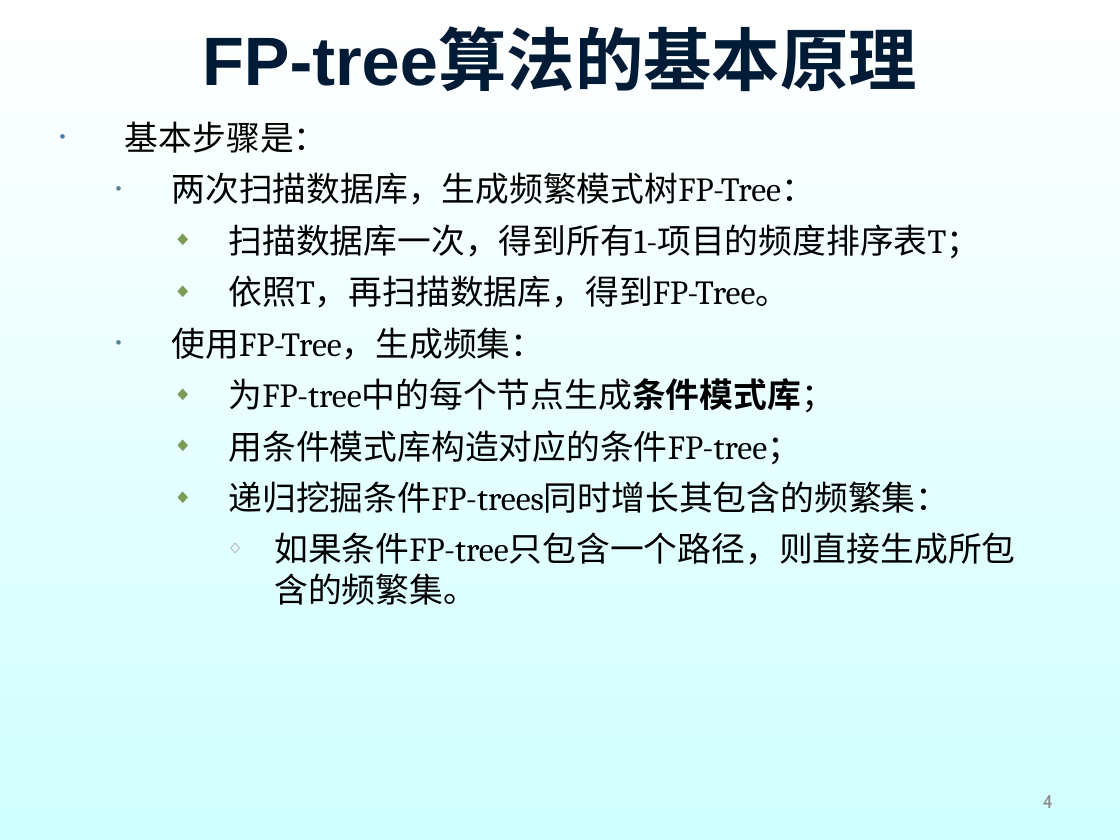
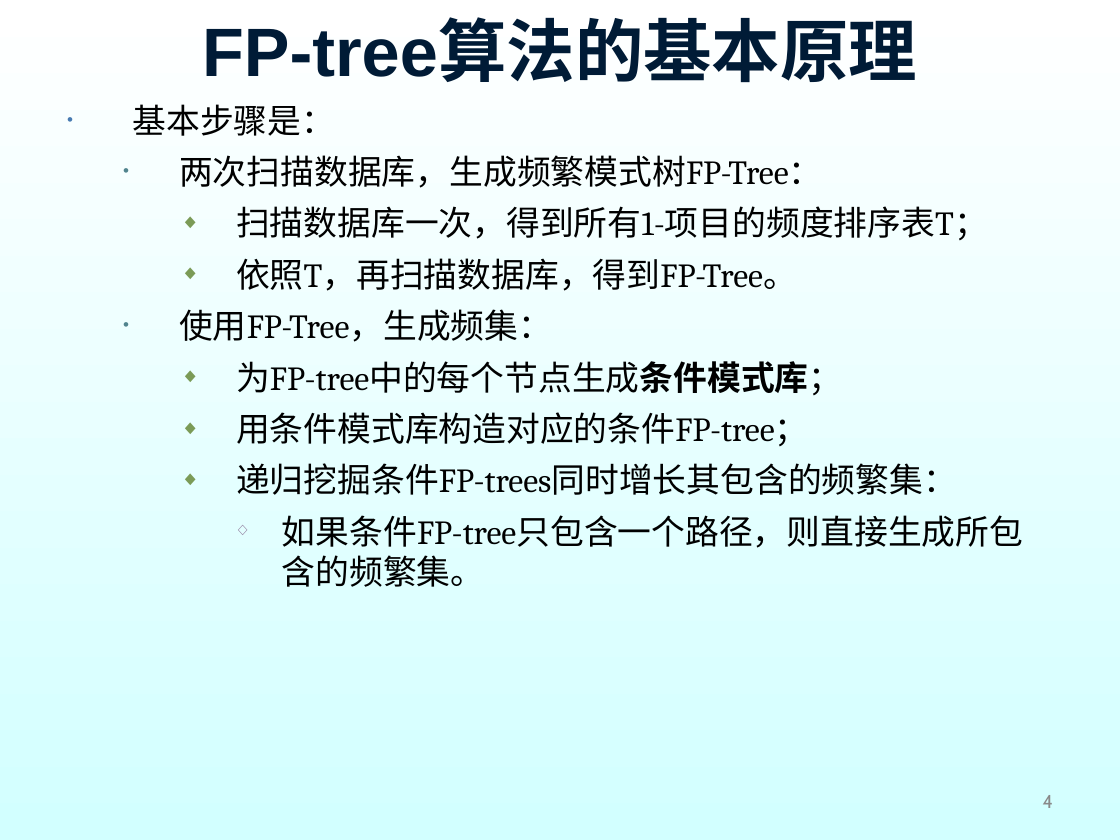
Before and after one commit to shfkuang/shfkuang.github.io, a slide deck: slide 4 of dm/ch3.3.ppt. Drawn at 1120x840 pixels with LibreOffice and Linux fonts; fonts in the diff are those of the drawing; background and template pictures are left out. Boxes give left, top, right and bottom in pixels: in the first picture for what was removed or moved away, otherwise in the second. Text is boxed around its words. In the diff, an @@ line names an element or a change of style, - is before the commit and + after.

```diff
--- a/dm/ch3.3.ppt
+++ b/dm/ch3.3.ppt
@@ title "FP-tree算法的基本原理": place and size @@
-title "FP-tree算法的基本原理" at box(202, 30, 917, 92)
+title "FP-tree算法的基本原理" at box(202, 21, 917, 83)
@@ text "基本步骤是：": place and size @@
-text "基本步骤是：" at box(125, 121, 1015, 605)
+text "基本步骤是：" at box(133, 104, 1023, 587)
```
Also in this commit, not shown: 3 other slides changed, 1 other file.
